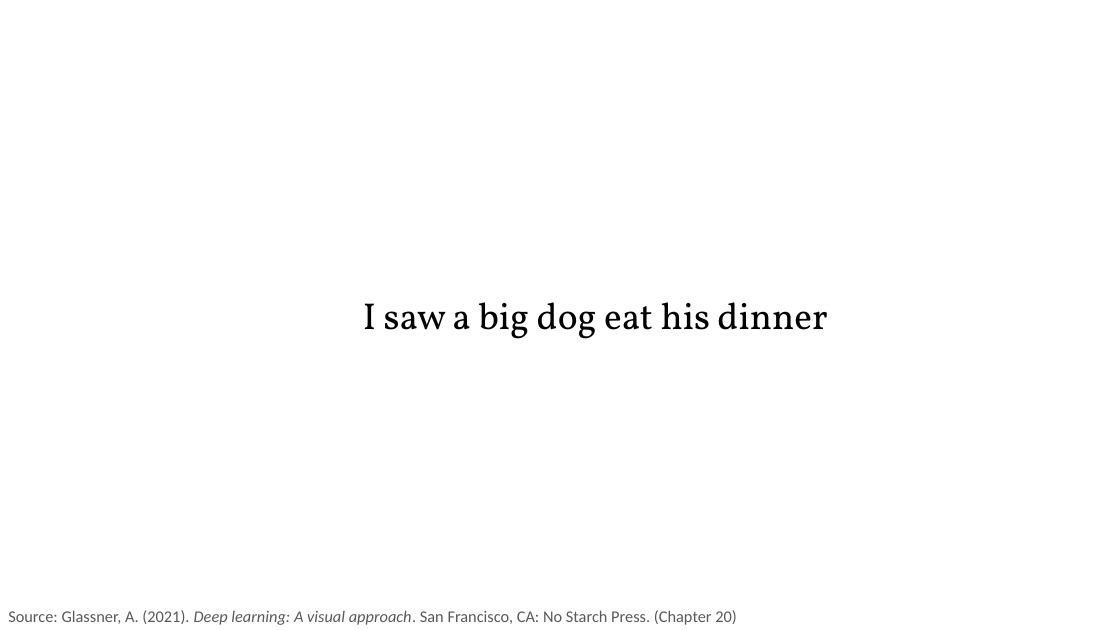
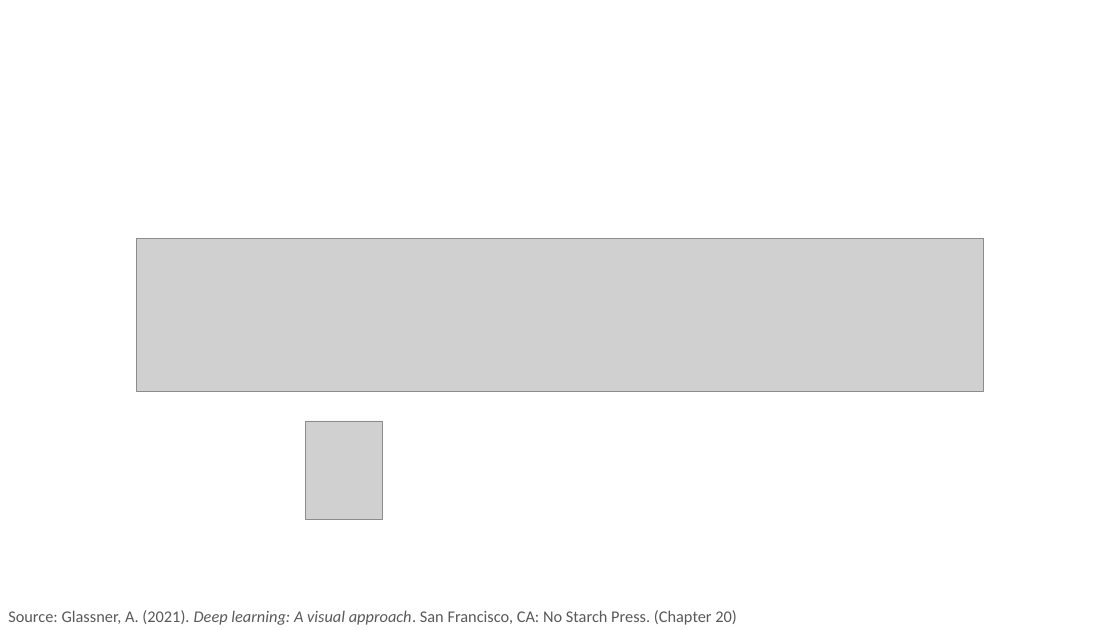
Before and after one commit to PracticumAI/transformers, a slide deck: slide 9 of presentations/02_transformers_attention.pptx (slide 6 before the commit). Drawn at 1120x630 pixels with LibreOffice and Linux fonts; fonts in the diff are those of the drawing; grey boxes stand for pictures. Boxes give left, top, right and bottom in pixels: in the first picture for what was removed or moved away, otherwise in the second. Text is boxed around its words. In the diff, an @@ line names an element or a change of style, - is before the commit and + after.

```diff
--- a/presentations/02_transformers_attention.pptx
+++ b/presentations/02_transformers_attention.pptx
@@ picture added at <box>136,239,984,392</box> @@
@@ text removed at <box>363,302,827,339</box> @@
-I saw a big dog eat his dinner
@@ picture added at <box>306,421,383,519</box> @@
```
Also in this commit, not shown: 2 other slides changed, 2 slides added.
